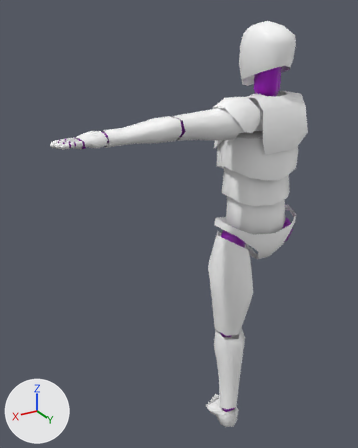
The glTF model gui/app/public/models/skeleton/body.glb, before and after one commit.
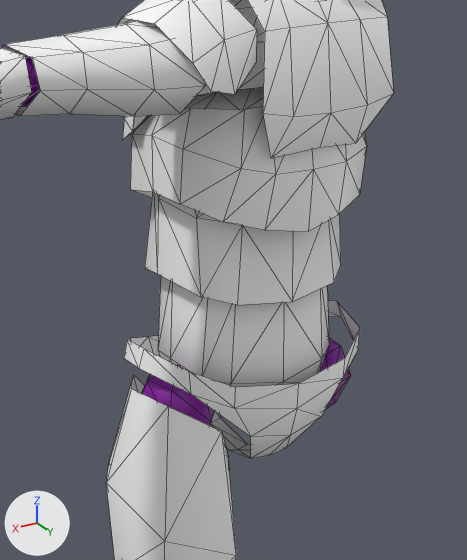
There are two pictures of each version: one whole from a 50 mm lens placed at (1.241, 1.46, 1.803), pointed at (0.323, -0.068, 1.039), one close up on the part from 48% to 93% of the width and 22% to 66% of the height. The axes (+X, +Y, +Z) are drawn at lower left. The lights are the same throughout. The older version's two pictures come first. The close-ups show mesh edges as thin lines. Where no turn or scale is listed for an object, it has been applied to the vertices.

In view in the first close-up: 'hip', 'lower_arm', 'lower_chest', 'lower_waist', 'shoulder', 'upper_arm', 'upper_chest', 'upper_leg', 'upper_waist'.
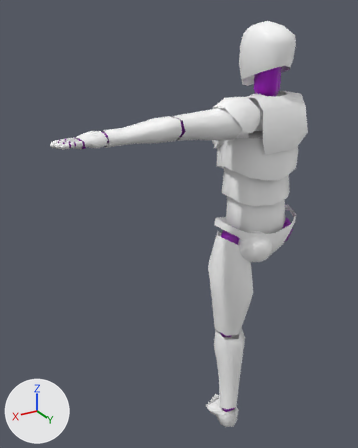
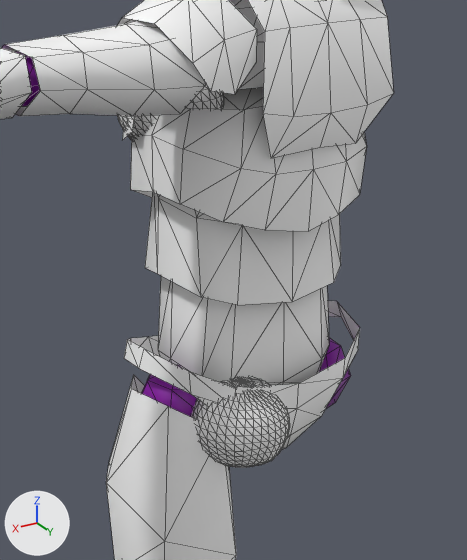
Boxes (x1, y1, x2, y2) around the edits, measured in the close-ups (467 x 560 px):
'posterior', added: after (191, 377, 290, 468)
'bust', added: after (117, 83, 224, 140)

The change, as a diff of the scene's bpy script:
```diff
--- a/gui/app/public/models/skeleton/body.glb.py
+++ b/gui/app/public/models/skeleton/body.glb.py
@@ me_sphere_001 @@
+me_sphere_001.from_pydata(...)  # 482 vertices, 960 faces; spans x -0.0713..0.0699, y -0.0723..0.0736, z -0.0731..0.0712
+me_sphere_001.materials.append(mat_material)  # picture img_robot_tiny
@@ me_sphere @@
+me_sphere.from_pydata(...)  # 482 vertices, 960 faces; spans x -0.0716..0.0684, y -0.0732..0.0587, z -0.0565..0.07
+me_sphere.materials.append(mat_material)  # picture img_robot_tiny
@@ ob_bust @@
+ob_bust = bpy.data.objects.new('bust', me_sphere_001)
+ob_bust.location = (0.084, -0.082, 1.356)
@@ ob_posterior @@
+ob_posterior = bpy.data.objects.new('posterior', me_sphere)
+ob_posterior.location = (0.072, 0.093, 0.937)
```
